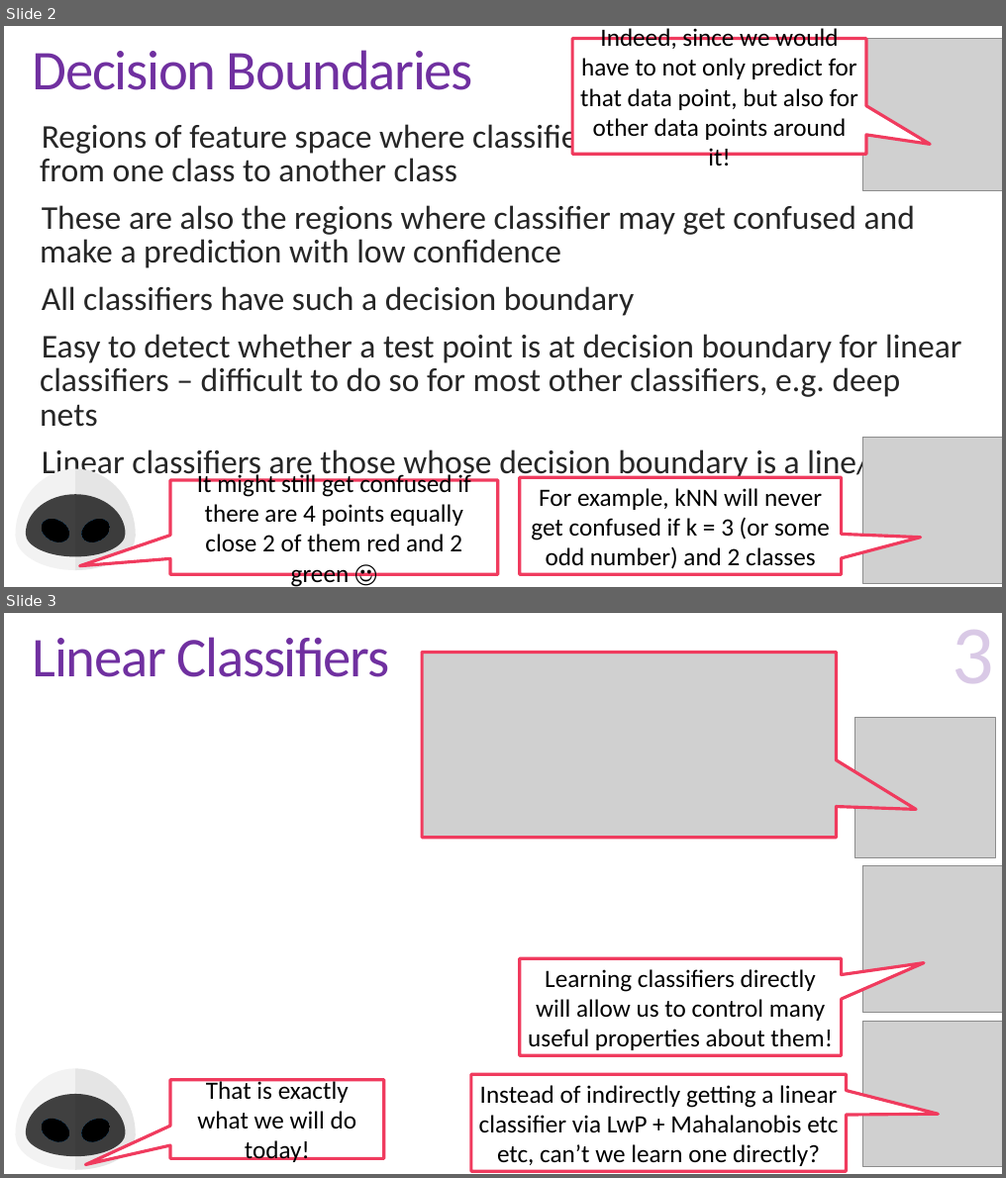
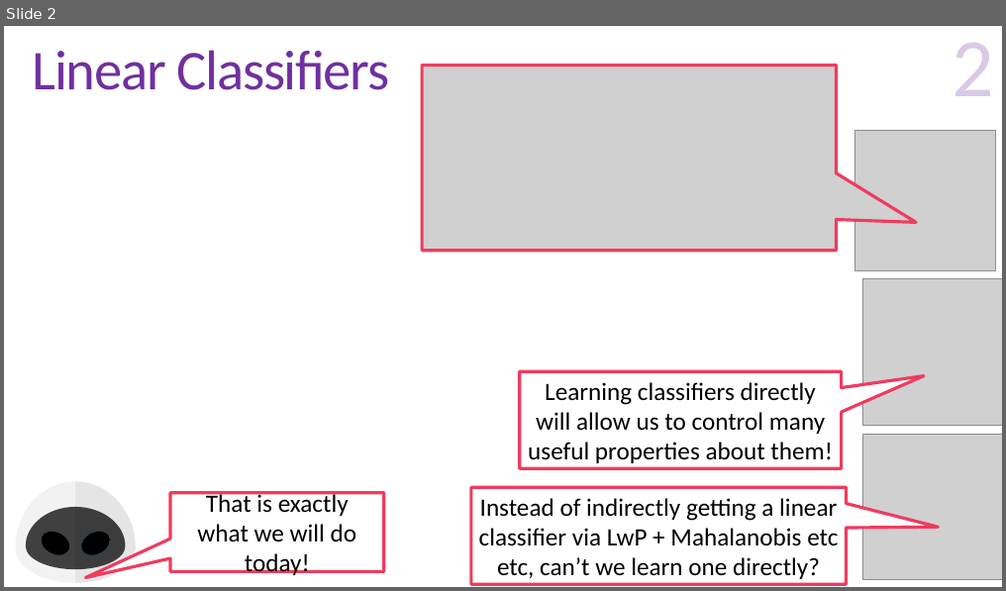
Before and after one commit to purushottamkar/ml19-20w, a slide deck: lecture_slides/6_Support Vector Machines.pptx. Shown one above the other, each under a label of ours: slides 2 and 3 before the commit, slide 2 after it. The pictures are 1006x1178 and 1006x591 pixels, drawn with LibreOffice and Linux fonts; fonts in the diff are those of the drawing; grey boxes stand for pictures; background and template pictures are left out. Boxes give left, top, right and bottom in pixels: in the first picture for what was removed or moved away, otherwise in the second. Text is boxed around its words. In the diff, an @@ line names an element or a change of style, - is before the commit and + after.

```diff
--- a/lecture_slides/6_Support Vector Machines.pptx
+++ b/lecture_slides/6_Support Vector Machines.pptx
@@ slide 2 removed at box(4, 26, 1002, 587), background #FFFFFF; not listed: 2 template elements that a slide beside it also shows @@
@@ title removed at box(33, 50, 473, 90) @@
-Decision Boundaries
@@ speech box removed at box(572, 39, 866, 154) @@
-Indeed, since we would have to not only predict for that data point, but also for other data points around it!
@@ picture removed at box(862, 39, 1002, 190) @@
@@ page number removed at box(952, 27, 995, 39) @@
-2
@@ text removed at box(40, 120, 962, 481) @@
-  Regions of feature space where classifier decision abruptly changes from one class to another class
-  These are also the regions where classifier may get confused and make a prediction with low confidence
-  All classifiers have such a decision boundary
-  Easy to detect whether a test point is at decision boundary for linear classifiers – difficult to do so for most other classifiers, e.g. deep nets
-  Linear classifiers are those whose decision boundary is a line/plane
@@ picture removed at box(862, 438, 1002, 584) @@
@@ speech box removed at box(170, 480, 498, 574) @@
-It might still get confused if there are 4 points equally close 2 of them red and 2 green ☺
@@ speech box removed at box(520, 478, 842, 575) @@
-For example, kNN will never get confused if k = 3 (or some odd number) and 2 classes
@@ group removed at box(15, 470, 136, 570): 3 freeform shapes, 2 ellipses @@
@@ what was slide 3 is now slide 2 @@
@@ page number at box(952, 43, 995, 96): text changed @@
-3
+2
```
Also in this commit, not shown: 1 other file.
